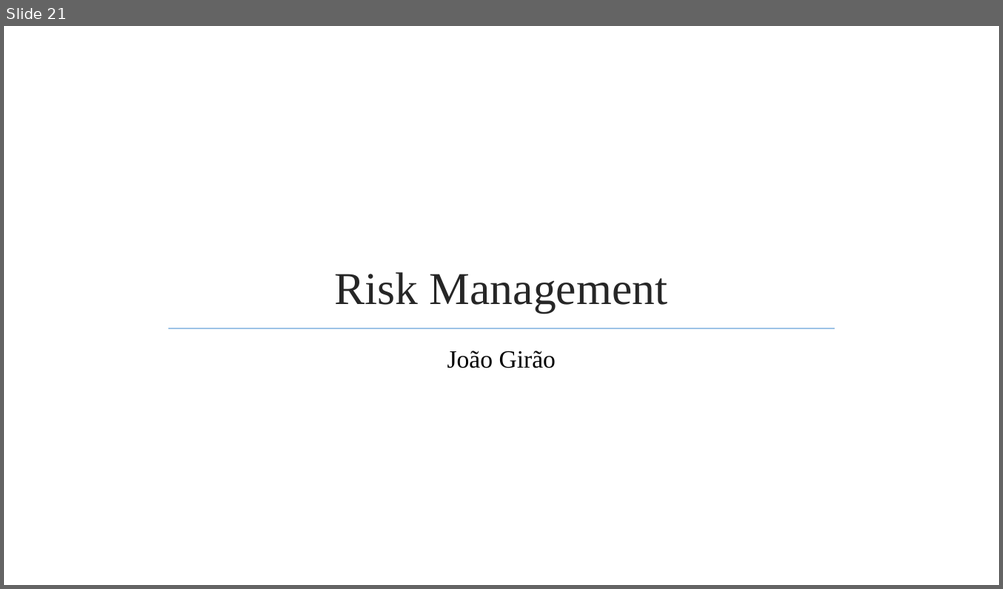
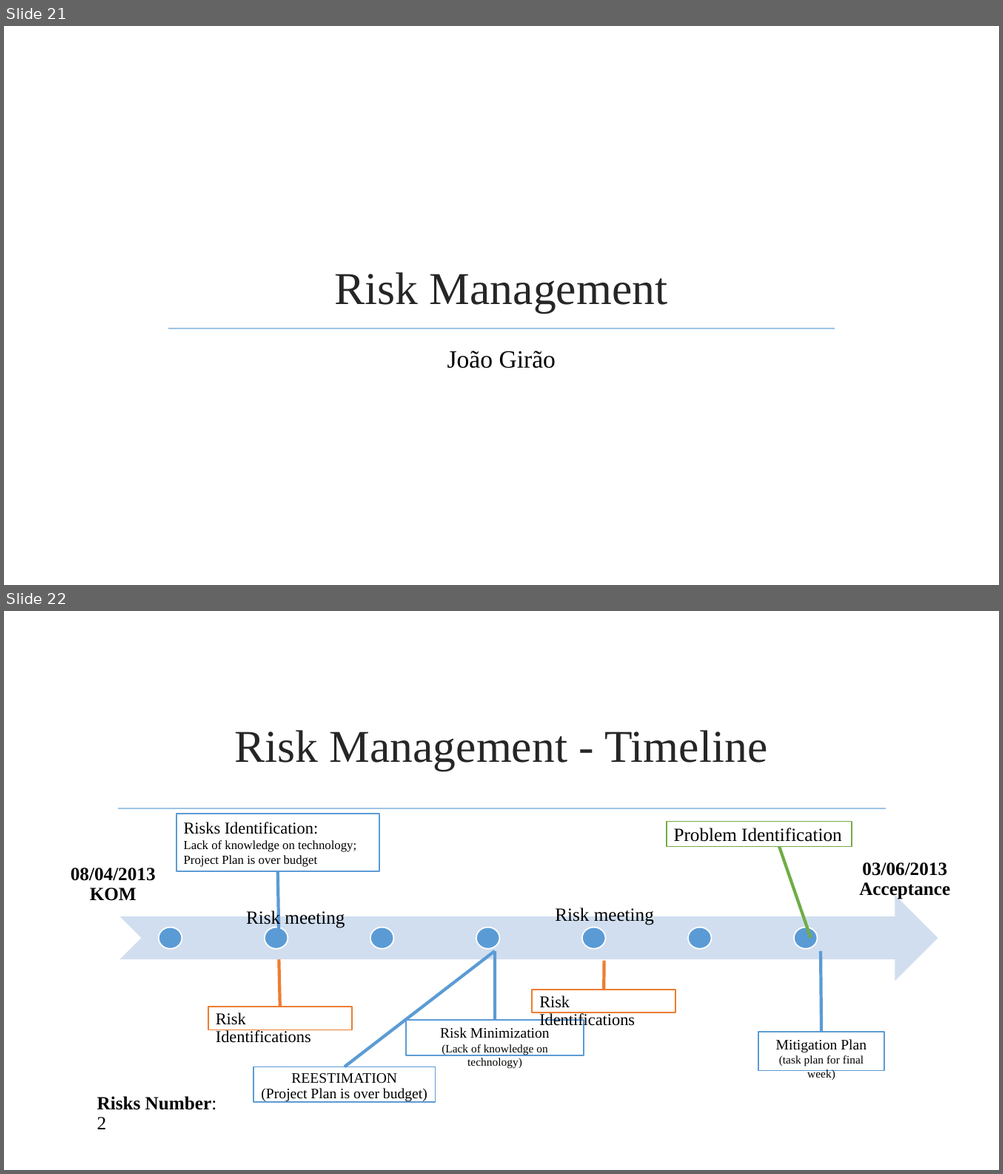
Before and after one commit to jmgirao/projetosoftware1213, a slide deck: Final Presentation/Presentation.pptx. Shown one above the other, each under a label of ours: slide 21 before the commit, slides 21 and 22 after it. The pictures are 1003x589 and 1003x1174 pixels, drawn with LibreOffice and Linux fonts; fonts in the diff are those of the drawing; background and template pictures are left out. Boxes give left, top, right and bottom in pixels: in the first picture for what was removed or moved away, otherwise in the second. Text is boxed around its words. In the diff, an @@ line names an element or a change of style, - is before the commit and + after.

```diff
--- a/Final Presentation/Presentation.pptx
+++ b/Final Presentation/Presentation.pptx
@@ slide 22 added at (x1=4, y1=611, x2=999, y2=1170), background picture (left out) @@
@@ title added at (x1=234, y1=730, x2=767, y2=771), 44 pt, text #262626 @@
+Risk Management - Timeline
@@ line added from (118, 809) to (885, 809), #9DC3E6 1.25 pt @@
@@ group added at (x1=71, y1=814, x2=950, y2=1102): 7 ellipses, 7 rectangles, 7 lines, 4 texts, 1 notched right arrow @@
+08/04/2013
+KOM
+Risks Identification:
+Lack of knowledge on technology;
+Project Plan is over budget
+Mitigation Plan
+(task plan for final week)
+Risk meeting
+Risk meeting
+03/06/2013
+Acceptance
+Risk Minimization
+(Lack of knowledge on technology)
+Problem Identification
+REESTIMATION
+(Project Plan is over budget)
+Risk Identifications
+Risk Identifications
@@ text added at (x1=97, y1=1096, x2=217, y2=1130), 18 pt, text #000000, bold @@
+Risks Number: 2
```
Also in this commit, not shown: 2 other slides added, 1 slide removed, 1 other file.
